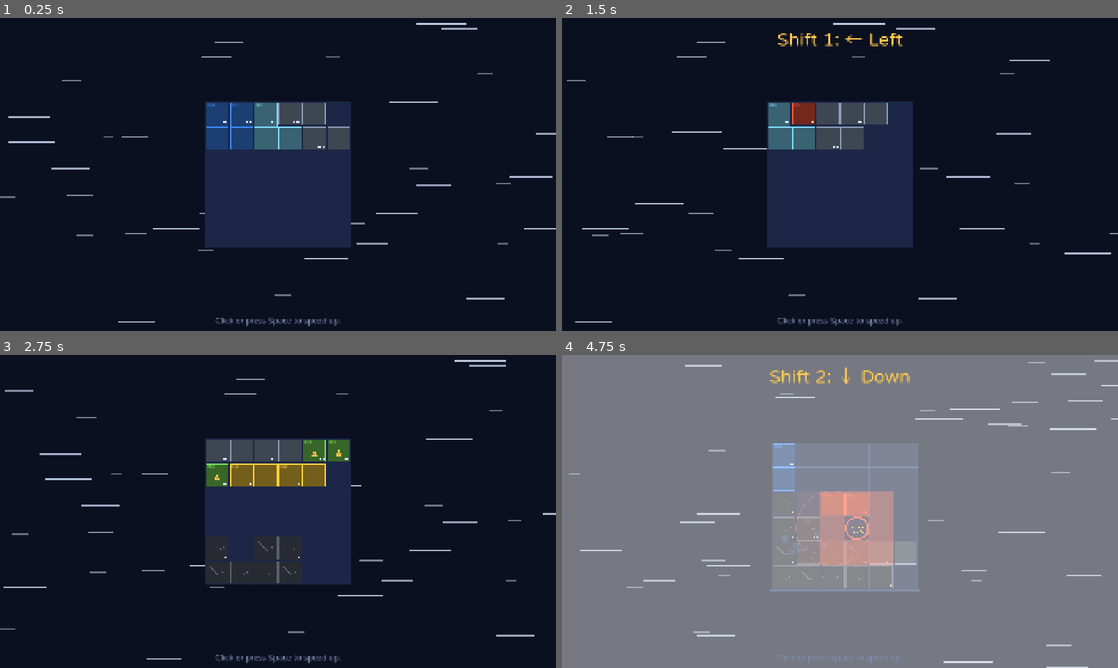
Above: before the commit, frames 1-4 (two rows, left to right).
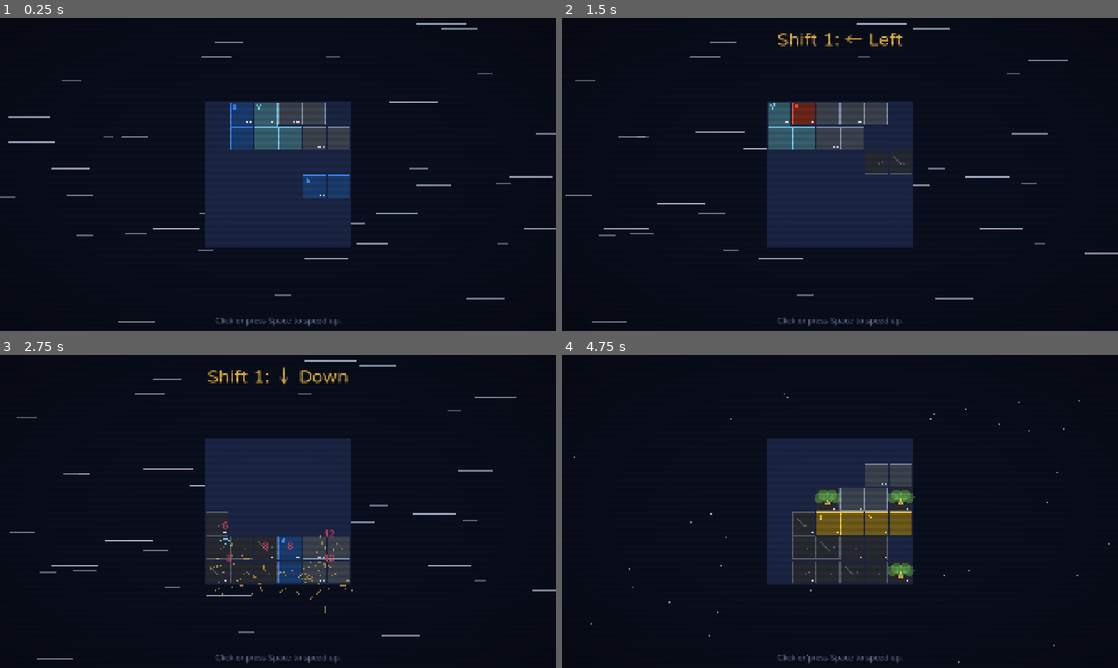
Above: after the commit, the same moments.

Repository: islu/Payload-Protocol
Game: Godot game, scene res://tests/ui_check.tscn
The game is run twice, just before and just after one commit, with the same random seed, the same clock (stepped at 60 frames per second) and the same inputs. This scene is started directly instead of the project's main scene.
Inputs (mouse positions are in pixels of both pictures, inside the frame that each line leads up to):
- Up to frame 1 (0.25 s): no input
- Up to frame 2 (1.5 s): tap Space at 0.5, 1.25 s; drag from (840, 174) to (895, 105) at 0.52 s; drag from (840, 174) to (812, 237) at 1.27 s
- Up to frame 3 (2.75 s): tap Space at 2 s; move the mouse to (333, 442) at 2.02 s; tap R at 2.1 s; click (333, 442) at 2.17 s
- Up to frame 4 (4.75 s): tap Space at 2.75, 3.5, 4.25 s; drag from (840, 511) to (673, 464) at 2.77 s; drag from (840, 511) to (867, 511) at 3.52 s; drag from (673, 464) to (756, 433) at 4.27 s

The runs differ from the first frame. In frame 1, 2.0% of the frame differs, in the area x 0-100%, y 1-99%; in frame 2, 1.9%; in frame 3, 7.4%; in frame 4, 100%, in the area x 0-100%, y 0-100%.

Commit message:
Add CRT shader effect and improve sound management
- Implemented a CRT filter shader for visual effects, enhancing the game's aesthetic.
- Refactored sound management to streamline sound effect handling and ensure all sound names have corresponding files.
- Updated the settings management to cache configuration data, reducing file reads.
- Improved user interaction by refining cargo drag-and-drop mechanics, including click-to-pick and drop functionality.
- Enhanced localization support by adding an internationalization tool to manage translation strings.
- Created placeholder sound effects for various actions to improve audio feedback during gameplay.
- Updated tests to verify new functionalities and ensure compliance with specifications.

Diff:
--- a/project/rules/run.gd
+++ b/project/rules/run.gd
@@ -30,6 +30,20 @@
 const NOT_ARRIVED_TEXT := "The ship has not arrived yet."
 const NOT_AT_TOLL_TEXT := "You are not at a toll gate."
 
+## The places that a rotation in place tries, in order, when the new shape does not
+## fit: left, right, up, down, then the diagonals (SPEC Section 8.2).
+const ROTATE_KICKS: Array[Vector2i] = [
+	Vector2i(0, 0),
+	Vector2i(-1, 0),
+	Vector2i(1, 0),
+	Vector2i(0, -1),
+	Vector2i(0, 1),
+	Vector2i(-1, -1),
+	Vector2i(1, -1),
+	Vector2i(-1, 1),
+	Vector2i(1, 1),
+]
+
 var cat: Catalog
 var rng := RandomNumberGenerator.new()
 var line_rng := RandomNumberGenerator.new()
@@ -270,7 +284,8 @@
 	return ""
 
 
-## Rotates a cargo in the hold in its place (SPEC Section 8.2).
+## Rotates a cargo in the hold in its place. If the new shape does not fit, the
+## cargo goes to the first place 1 cell away where it fits (SPEC Section 8.2).
 func rotate_cargo(id: int) -> String:
 	var err := _station_cargo_error(id)
 	if err != "":
@@ -279,10 +294,12 @@
 	if not c.in_hold:
 		return NOT_IN_HOLD_TEXT
 	var rot := (c.rot + 1) % 4
-	if not fits(c, c.pos, rot):
-		return NO_FIT_TEXT
-	c.rot = rot
-	return ""
+	for kick in ROTATE_KICKS:
+		if fits(c, c.pos + kick, rot):
+			c.pos += kick
+			c.rot = rot
+			return ""
+	return NO_FIT_TEXT
 
 
 ## Returns the clamps that are not on a cargo (SPEC Section 13).
--- a/project/scenes/common/cargo_draw.gd
+++ b/project/scenes/common/cargo_draw.gd
@@ -1,8 +1,6 @@
 class_name CargoDraw
 ## Draws a cargo shape with its color, its trait marks, its weight, and its clamp
 ## (SPEC Section 4.2). The hold, the dock, the contracts, and the drag use it.
-
-const FONT_SIZE := 13
 
 
 ## Draws a cargo at a place. shape is a list of {x, y}. origin is the upper left
@@ -30,23 +28,16 @@
 		_draw_cracks(canvas, cells, origin, cell, color)
 	var first := _first_cell(cells)
 	var top_left := origin + Vector2(first) * cell
-	if cell < 30.0:
+	if cell < 18.0:
 		return
-	var font := ThemeDB.fallback_font
-	var y := top_left.y + gap + FONT_SIZE + 2
+	# One icon for each trait, in a row at the top of the first cell (SPEC Section 4.2).
+	var icon := clampf(cell * 0.26, 10.0, 22.0)
+	var x := top_left.x + gap + 4 + icon / 2
 	for t: String in cargo.get("traits", []):
 		var mark_color: Color = Palette.TRAIT_COLORS.get(t, Palette.TEXT)
 		mark_color.a *= alpha
-		canvas.draw_string(
-			font,
-			Vector2(top_left.x + gap + 4, y),
-			Palette.TRAIT_MARKS.get(t, t),
-			HORIZONTAL_ALIGNMENT_LEFT,
-			-1,
-			FONT_SIZE,
-			mark_color
-		)
-		y += FONT_SIZE + 1
+		draw_icon(canvas, t, Vector2(x, top_left.y + gap + 4 + icon / 2), icon, mark_color)
+		x += icon + 4
 	# The weight: one dot for each weight value (SPEC Section 6.1).
 	var dots: int = cargo.get("weight_value", 0)
 	for i in dots:
@@ -54,6 +45,119 @@
 		canvas.draw_circle(p, 3.0, Color(Palette.TEXT, alpha))
 	if cargo.get("clamped", false):
 		canvas.draw_rect(clamp_rect(top_left, cell), Color(Palette.CLAMP, alpha))
+
+
+## Draws the icon of a trait in a square of a size at a center.
+static func draw_icon(
+	canvas: CanvasItem, trait_id: String, at: Vector2, size: float, color: Color
+) -> void:
+	var h := size / 2.0
+	match trait_id:
+		Defs.TRAIT_FRAGILE:  # A glass: a cup on a stem
+			canvas.draw_polyline(
+				PackedVector2Array(
+					[
+						at + Vector2(-h * 0.7, -h),
+						at + Vector2(-h * 0.4, 0),
+						at + Vector2(h * 0.4, 0),
+						at + Vector2(h * 0.7, -h)
+					]
+				),
+				color,
+				2.0
+			)
+			canvas.draw_line(at, at + Vector2(0, h * 0.8), color, 2.0)
+			canvas.draw_line(at + Vector2(-h * 0.5, h), at + Vector2(h * 0.5, h), color, 2.0)
+		Defs.TRAIT_VOLATILE:  # A burst: a star with 8 points
+			var points := PackedVector2Array()
+			for i in 16:
+				var r := h if i % 2 == 0 else h * 0.45
+				points.append(at + Vector2.from_angle(i * TAU / 16 - PI / 2) * r)
+			canvas.draw_colored_polygon(points, color)
+		Defs.TRAIT_FLUID:  # A drop
+			canvas.draw_circle(at + Vector2(0, h * 0.25), h * 0.6, color)
+			canvas.draw_colored_polygon(
+				PackedVector2Array(
+					[at + Vector2(0, -h), at + Vector2(h * 0.55, 0), at + Vector2(-h * 0.55, 0)]
+				),
+				color
+			)
+		Defs.TRAIT_ELECTRONIC:  # A bolt
+			canvas.draw_colored_polygon(
+				PackedVector2Array(
+					[
+						at + Vector2(h * 0.2, -h),
+						at + Vector2(-h * 0.6, h * 0.15),
+						at + Vector2(-h * 0.05, h * 0.15),
+						at + Vector2(-h * 0.2, h),
+						at + Vector2(h * 0.6, -h * 0.15),
+						at + Vector2(h * 0.05, -h * 0.15)
+					]
+				),
+				color
+			)
+		Defs.TRAIT_PERISHABLE:  # A leaf
+			canvas.draw_colored_polygon(
+				PackedVector2Array(
+					[
+						at + Vector2(-h, h),
+						at + Vector2(-h * 0.6, -h * 0.4),
+						at + Vector2(h, -h),
+						at + Vector2(h * 0.4, h * 0.6)
+					]
+				),
+				color
+			)
+		Defs.TRAIT_THRUSTER:  # Two chevrons
+			for dx in [-h * 0.5, h * 0.3]:
+				canvas.draw_polyline(
+					PackedVector2Array(
+						[
+							at + Vector2(dx - h * 0.3, -h * 0.8),
+							at + Vector2(dx + h * 0.3, 0),
+							at + Vector2(dx - h * 0.3, h * 0.8)
+						]
+					),
+					color,
+					2.5
+				)
+		Defs.TRAIT_CUSHION:  # Two waves
+			for dy in [-h * 0.35, h * 0.35]:
+				var wave := PackedVector2Array()
+				for i in 7:
+					wave.append(
+						at + Vector2(-h + i * h / 3.0, dy + (h * 0.25 if i % 2 == 0 else -h * 0.25))
+					)
+				canvas.draw_polyline(wave, color, 2.0)
+		Defs.TRAIT_COOLER:  # A snowflake
+			for i in 3:
+				var d := Vector2.from_angle(i * PI / 3) * h
+				canvas.draw_line(at - d, at + d, color, 2.0)
+		Defs.TRAIT_BATTERY:  # A battery
+			canvas.draw_rect(
+				Rect2(at + Vector2(-h * 0.8, -h * 0.5), Vector2(h * 1.4, h)), color, false, 2.0
+			)
+			canvas.draw_rect(
+				Rect2(at + Vector2(h * 0.6, -h * 0.2), Vector2(h * 0.3, h * 0.4)), color
+			)
+			canvas.draw_rect(
+				Rect2(at + Vector2(-h * 0.6, -h * 0.3), Vector2(h * 0.6, h * 0.6)), color
+			)
+		Defs.TRAIT_SHIELD:  # A shield
+			canvas.draw_colored_polygon(
+				PackedVector2Array(
+					[
+						at + Vector2(-h * 0.8, -h),
+						at + Vector2(h * 0.8, -h),
+						at + Vector2(h * 0.8, 0),
+						at + Vector2(0, h),
+						at + Vector2(-h * 0.8, 0)
+					]
+				),
+				color
+			)
+		_:
+			canvas.draw_circle(at, h * 0.5, color)
 
 
 ## The rect of the clamp mark of a cargo: a click on it takes the clamp off (SPEC Section 13).
--- /dev/null
+++ b/project/scenes/common/crt.gdshader
@@ -0,0 +1,18 @@
+// The CRT filter (SPEC Section 4.2): scanlines and a vignette on the full screen.
+// It does not bend the image, so that the mouse points at the cell that the player
+// sees. A setting turns it off (SPEC Section 23.1).
+shader_type canvas_item;
+
+uniform sampler2D screen_texture : hint_screen_texture, filter_linear_mipmap;
+uniform float scanline_strength = 0.16;
+uniform float vignette = 0.35;
+
+void fragment() {
+	vec2 uv = SCREEN_UV;
+	vec2 c = uv - 0.5;
+	vec3 col = texture(screen_texture, uv).rgb;
+	float line = sin(uv.y * 3.14159 * (1.0 / SCREEN_PIXEL_SIZE.y) * 0.5);
+	col *= 1.0 - scanline_strength * (0.5 + 0.5 * line);
+	float v = 1.0 - vignette * dot(c, c) * 2.0;
+	COLOR = vec4(col * v, 1.0);
+}
--- a/project/scenes/common/palette.gd
+++ b/project/scenes/common/palette.gd
@@ -32,20 +32,6 @@
 	"shield": Color("3cffc8"),
 }
 
-## The short mark of each trait. Art can replace it later (SPEC Section 4.2).
-const TRAIT_MARKS := {
-	"fragile": "FRG",
-	"volatile": "VOL",
-	"fluid": "FLU",
-	"electronic": "ELC",
-	"perishable": "PER",
-	"thruster": "THR",
-	"cushion": "CSH",
-	"cooler": "COL",
-	"battery": "BAT",
-	"shield": "SHD",
-}
-
 
 ## Returns the body color of a cargo view: its first trait, or plain, or scrap.
 static func cargo_color(cargo: Dictionary) -> Color:
--- a/project/scenes/common/settings.gd
+++ b/project/scenes/common/settings.gd
@@ -16,20 +16,26 @@
 }
 const LOCALES: PackedStringArray = ["en", "zh_TW"]
 
+## The settings in memory. The file is read one time.
+static var _config: ConfigFile = null
+
 
 ## Returns a setting, or its default when the file or the key is missing.
 static func get_value(key: String) -> Variant:
-	var config := ConfigFile.new()
-	config.load(PATH)  # A missing file is not an error.
-	return config.get_value(SECTION, key, DEFAULTS.get(key))
+	return _load().get_value(SECTION, key, DEFAULTS.get(key))
+
+
+static func _load() -> ConfigFile:
+	if _config == null:
+		_config = ConfigFile.new()
+		_config.load(PATH)  # A missing file is not an error.
+	return _config
 
 
 ## Saves a setting, keeps the other settings, and applies it.
 static func set_value(key: String, value: Variant) -> void:
-	var config := ConfigFile.new()
-	config.load(PATH)
-	config.set_value(SECTION, key, value)
-	config.save(PATH)
+	_load().set_value(SECTION, key, value)
+	_config.save(PATH)
 	apply()
 
 
--- a/project/scenes/common/sound.gd
+++ b/project/scenes/common/sound.gd
@@ -2,10 +2,34 @@
 ## Plays a sound effect by name from res://audio/sfx/<name>.wav or .ogg
 ## (SPEC Section 4.3). A missing file plays nothing, so each scene works with no sounds.
 
-static var _cache: Dictionary = {}
+## The name of each sound that the scenes play (SPEC Section 21). The UI check
+## fails when a name has no file. tools/sfx/make_sfx.py makes the placeholders.
+const NAMES: PackedStringArray = [
+	"alarm",
+	"buzz",
+	"clack",
+	"coin",
+	"deny",
+	"explosion",
+	"glass_break",
+	"metal_hit",
+	"rumble",
+	"shield",
+	"soft_hit",
+	"splash",
+	"squelch",
+]
+
+
+## Returns whether a sound name has a file.
+static func exists(sound: String) -> bool:
+	return _stream(sound) != null
 
 
 static func play(node: Node, sound: String, volume_db := 0.0, pitch := 1.0) -> void:
+	# Headless runs (the tests) have no audio device, so a sound never ends there.
+	if DisplayServer.get_name() == "headless":
+		return
 	var stream := _stream(sound)
 	if stream == null or not node.is_inside_tree():
 		return
@@ -19,14 +43,12 @@
 	player.play()
 
 
+## Returns the stream of a sound, or null. load() keeps each stream in the cache
+## of Godot, so a static cache here is not necessary. A static cache would also keep
+## the streams after the exit.
 static func _stream(sound: String) -> AudioStream:
-	if _cache.has(sound):
-		return _cache[sound]
-	var stream: AudioStream = null
 	for ext in ["wav", "ogg"]:
 		var path := "res://audio/sfx/%s.%s" % [sound, ext]
 		if ResourceLoader.exists(path):
-			stream = load(path)
-			break
-	_cache[sound] = stream
-	return stream
+			return load(path)
+	return null
--- a/project/scenes/main/how_to_play.gd
+++ b/project/scenes/main/how_to_play.gd
@@ -12,8 +12,9 @@
 const PAGE_1_TEXT := """[b]Contracts and the hold[/b]
 
 Accept contracts at the station. Their freight goes to the dock.
-Drag each cargo into the hold. A green preview fits, a red one does not.
-Right click or press R to rotate a cargo."""
+Drag each cargo into the hold, or click it to pick it up and click again to drop it.
+A green preview fits, a red one does not.
+Right click or press R to rotate a cargo. A rotation that does not fit moves the cargo 1 cell."""
 const PAGE_2_TEXT := """[b]The warp[/b]
 
 The hazard panel shows each shift step of the next jump, in order.
--- a/project/scenes/main/main.gd
+++ b/project/scenes/main/main.gd
@@ -12,17 +12,21 @@
 var _screen: Control
 var _screen_kind := ""
 var _overlays: CanvasLayer
+var _crt: ColorRect
 
 
 func _ready() -> void:
 	process_mode = Node.PROCESS_MODE_ALWAYS
-	Settings.apply()
-	_fit_window_to_screen()
 	_overlays = CanvasLayer.new()
 	_overlays.layer = 10
 	add_child(_overlays)
+	_add_crt()
 	GameState.state_changed.connect(_update)
 	_update()
+	# Change the window last. On macOS, a change of the window mode runs frames
+	# (and _process) before it returns, so each node must exist first.
+	Settings.apply()
+	_fit_window_to_screen()
 
 
 func _update() -> void:
@@ -47,6 +51,24 @@
 	_screen.process_mode = Node.PROCESS_MODE_PAUSABLE
 	add_child(_screen)
 	move_child(_screen, 0)
+
+
+## Adds the CRT filter above all screens and overlays (SPEC Section 4.2).
+func _add_crt() -> void:
+	var layer := CanvasLayer.new()
+	layer.layer = 20
+	add_child(layer)
+	_crt = ColorRect.new()
+	_crt.set_anchors_and_offsets_preset(Control.PRESET_FULL_RECT)
+	_crt.mouse_filter = Control.MOUSE_FILTER_IGNORE
+	var material := ShaderMaterial.new()
+	material.shader = load("res://scenes/common/crt.gdshader")
+	_crt.material = material
+	layer.add_child(_crt)
+
+
+func _process(_delta: float) -> void:
+	_crt.visible = Settings.get_value("crt")
 
 
 ## Returns the screen now. The UI check uses it.
--- a/project/scenes/station/station_screen.gd
+++ b/project/scenes/station/station_screen.gd
@@ -31,7 +31,8 @@
 const CONFIRM_TITLE_TEXT := "Cargo on the dock"
 # gdlint:ignore = max-line-length
 const CONFIRM_TEXT := "Cargo on the dock stays at the station.\nEach freight on the dock pays a breach fee of {fee} credits.\nEach kit on the dock is sold at half price.\nWarp now?"
-const HINT_TEXT := "Drag cargo into the hold. Right click or R rotates it."
+# gdlint:ignore = max-line-length
+const HINT_TEXT := "Drag cargo, or click to pick it up and click to drop it. Right click or R rotates it."
 const TIP_WEIGHT_TEXT := "{kind} · {weight} (weight {value})"
 const TIP_PAY_TEXT := "Pays {pay} at the arrival"
 const TIP_SELL_TEXT := "Sells for {price}"
@@ -39,12 +40,19 @@
 const NO_COOLER_TEXT := "No Cooler next to it: it spoils at the arrival."
 const NO_POWER_TEXT := "No Battery next to it: no power."
 const SIDE_WIDTH := 470.0
+## A press and a release closer than this are a click: a pick up (SPEC Section 8.2).
+const CLICK_DISTANCE := 8.0
 
 var _view: Dictionary = {}
 var _run: Dictionary = {}
-## The drag now: {kind: "cargo" or "clamp", id, rot, grab: Vector2}, or empty.
+## The drag now: {kind: "cargo" or "clamp", id, rot, grab: Vector2, press: Vector2,
+## held: bool}, or empty. held is true after a click: a pick up (SPEC Section 8.2).
 var _drag: Dictionary = {}
+## True after the click that drops a picked-up cargo, so that its release does nothing.
+var _ignore_release := false
 var _hover_contract := -1
+## The credits that the top bar shows now. They count to the view (SPEC Section 21.4).
+var _shown_credits := -1
 
 var _hold: HoldView
 var _top_label: Label
@@ -249,7 +257,7 @@
 	if _run.is_empty() or _run["phase"] != Defs.PHASE_STATION:
 		return
 	_top_label.text = tr(TOP_BAR_TEXT).format(_run)
-	_credits_label.text = tr(CREDITS_TEXT).format(_run)
+	_count_credits(_run["credits"])
 	_toll_label.text = tr(TOLL_TEXT).format({"toll": _run["toll"], "jumps": _run["jumps_to_toll"]})
 	_pilot_label.text = "PIP: " + tr(_run["line"])
 	_hold.set_view(_run)
@@ -259,6 +267,21 @@
 	_refresh_shop()
 	_refresh_clamps()
 	_update_marks()
+
+
+func _count_credits(target: int) -> void:
+	if _shown_credits < 0:
+		_set_credits(target)
+		return
+	var t := create_tween()
+	t.tween_method(
+		func(v: float) -> void: _set_credits(roundi(v)), float(_shown_credits), float(target), 0.4
+	)
+
+
+func _set_credits(value: int) -> void:
+	_shown_credits = value
+	_credits_label.text = tr(CREDITS_TEXT).format({"credits": value})
 
 
 func _refresh_hazard() -> void:
@@ -346,16 +369,16 @@
 		if o["bought"]:
 			_button(row, tr(SOLD_TEXT), func() -> void: pass, false)
 		else:
-			_button(row, tr(BUY_TEXT), func() -> void: _act(GameState.buy_kit(index)))
+			_button(row, tr(BUY_TEXT), func() -> void: _act(GameState.buy_kit(index), "coin"))
 	_button(
 		_shop_box,
 		tr(REROLL_TEXT).format({"price": s["reroll_price"]}),
-		func() -> void: _act(GameState.reroll())
+		func() -> void: _act(GameState.reroll(), "coin")
 	)
 	_button(
 		_shop_box,
 		tr(BUY_CLAMP_TEXT).format({"price": s["clamp_price"]}),
-		func() -> void: _act(GameState.buy_clamp()),
+		func() -> void: _act(GameState.buy_clamp(), "coin"),
 		_run["clamps"] < s["clamp_max"]
 	)
 	var grow := HBoxContainer.new()
@@ -363,13 +386,13 @@
 	_button(
 		grow,
 		tr(ADD_COLUMN_TEXT).format({"price": s["upgrade_price"]}),
-		func() -> void: _act(GameState.upgrade_hold(Defs.AXIS_COLUMN)),
+		func() -> void: _act(GameState.upgrade_hold(Defs.AXIS_COLUMN), "coin"),
 		s["can_column"]
 	)
 	_button(
 		grow,
 		tr(ADD_ROW_TEXT).format({"price": s["upgrade_price"]}),
-		func() -> void: _act(GameState.upgrade_hold(Defs.AXIS_ROW)),
+		func() -> void: _act(GameState.upgrade_hold(Defs.AXIS_ROW), "coin"),
 		s["can_row"]
 	)
 	_sell_label.text = tr(SELL_AREA_TEXT).format({"price": s["scrap_cell"]})
@@ -424,9 +447,13 @@
 # --- Actions ---
 
 
-func _act(err: String) -> void:
+## Shows the error of an action and plays the deny sound, or plays ok_sound when it works.
+func _act(err: String, ok_sound := "") -> void:
 	if err != "":
 		_show_toast(tr(err))
+		Sound.play(self, "deny")
+	elif ok_sound != "":
+		Sound.play(self, ok_sound)
 
 
 func _show_toast(text: String) -> void:
@@ -449,7 +476,7 @@
 	if not _drag.is_empty():
 		return
 	if button == MOUSE_BUTTON_RIGHT:
-		_act(GameState.rotate_cargo(id))
+		_act(GameState.rotate_cargo(id), "clack")
 	elif button == MOUSE_BUTTON_LEFT:
 		_begin_cargo_drag(id, Vector2(grab))
 
@@ -462,7 +489,14 @@
 	if c.is_empty():
 		return
 	_hide_tip()
-	_drag = {"kind": "cargo", "id": id, "rot": c["rot"], "grab": grab}
+	_drag = {
+		"kind": "cargo",
+		"id": id,
+		"rot": c["rot"],
+		"grab": grab,
+		"press": get_global_mouse_position(),
+		"held": false,
+	}
 	_hold.dragging = id
 	_drag_layer.start(c, c["rotations"][c["rot"]], grab)
 	_update_drag()
@@ -470,18 +504,27 @@
 
 
 func _begin_clamp_drag() -> void:
-	_drag = {"kind": "clamp"}
+	_drag = {"kind": "clamp", "press": get_global_mouse_position(), "held": false}
 	_drag_layer.start_clamp()
 
 
 func _input(event: InputEvent) -> void:
+	var left_release: bool = (
+		event is InputEventMouseButton
+		and event.button_index == MOUSE_BUTTON_LEFT
+		and not event.pressed
+	)
+	if _ignore_release and left_release:
+		_ignore_release = false
+		get_viewport().set_input_as_handled()
+		return
 	if _drag.is_empty():
 		return
 	if event is InputEventMouseMotion:
 		_update_drag()
 	elif event is InputEventMouseButton:
-		if event.button_index == MOUSE_BUTTON_LEFT and not event.pressed:
-			_drop()
+		if event.button_index == MOUSE_BUTTON_LEFT:
+			_on_left_button(event.pressed)
 			get_viewport().set_input_as_handled()
 		elif event.button_index == MOUSE_BUTTON_RIGHT and event.pressed:
 			_rotate_drag()
@@ -492,6 +535,24 @@
 		elif event.keycode == KEY_ESCAPE:
 			_end_drag()
 		get_viewport().set_input_as_handled()
+
+
+## The left button while the player holds a cargo or a clamp (SPEC Section 8.2):
+## a release after a drag drops it, a release after a click picks it up, and the
+## next press drops a picked-up cargo.
+func _on_left_button(pressed: bool) -> void:
+	if pressed:
+		if _drag["held"]:
+			_ignore_release = true
+			_drop()
+		return
+	if (
+		not _drag["held"]
+		and get_global_mouse_position().distance_to(_drag["press"]) < CLICK_DISTANCE
+	):
+		_drag["held"] = true
+	else:
+		_drop()
 
 
 func _rotate_drag() -> void:
@@ -533,21 +594,21 @@
 		if _hold.is_over(mouse):
 			var target := _hold.cargo_at(_hold.cell_at(mouse))
 			if target >= 0:
-				_act(GameState.clamp_cargo(target))
+				_act(GameState.clamp_cargo(target), "clack")
 		return
 	var id: int = drag["id"]
 	var c := _cargo(id)
 	if _sell_area.get_global_rect().has_point(mouse):
 		if c["kind"] == Defs.KIND_SCRAP:
-			_act(GameState.clear_scrap(id))
+			_act(GameState.clear_scrap(id), "coin")
 		else:
-			_act(GameState.sell_kit(id))
+			_act(GameState.sell_kit(id), "coin")
 	elif _dock_panel.get_global_rect().has_point(mouse):
 		if c["in_hold"]:
 			_act(GameState.dock_cargo(id))
 	elif _hold.is_over(mouse):
 		var origin := _hold.snap_origin(mouse, drag["grab"])
-		_act(GameState.place_cargo(id, origin.x, origin.y, drag["rot"]))
+		_act(GameState.place_cargo(id, origin.x, origin.y, drag["rot"]), "clack")
 	# A drop anywhere else leaves the cargo in its last place (SPEC Section 8.3).
 
 
--- a/project/tests/rules/test_placement.gd
+++ b/project/tests/rules/test_placement.gd
@@ -53,13 +53,46 @@
 	var c := put("bar", 0, 0)
 	eq(run.rotate_cargo(c.id), "", "a rotation in place that fits works (SPEC Section 8.2)")
 	eq(c.rot, 1, "the cargo turns (SPEC Section 8.2)")
+	eq(c.pos, Vector2i(0, 0), "a rotation that fits does not move the cargo (SPEC Section 8.2)")
+
+
+func test_rotate_kicks() -> void:
+	# The bar at (2,5) is on the bottom row. Upright at (2,5), its second cell is outside.
+	# Left (1,5) and right (3,5) are outside too. Up (2,4) fits.
 	var d := put("bar", 2, 5)
+	eq(run.rotate_cargo(d.id), "", "a rotation that does not fit moves 1 cell (SPEC Section 8.2)")
 	eq(
-		run.rotate_cargo(d.id),
+		[d.rot, d.pos],
+		[1, Vector2i(2, 4)],
+		"the cargo goes to the first place that fits (SPEC Section 8.2)"
+	)
+
+
+func test_rotate_kick_order() -> void:
+	# The bar at (4,0) turns upright: (4,0) (4,1). The box at (4,1) blocks it.
+	# Left (3,0) and right (5,0) both fit. Left comes first.
+	var bar := put("bar", 4, 0)
+	put("box", 4, 1)
+	eq(run.rotate_cargo(bar.id), "", "the rotation moves the cargo (SPEC Section 8.2)")
+	eq(bar.pos, Vector2i(3, 0), "left comes before right (SPEC Section 8.2)")
+
+
+func test_rotate_kick_fails() -> void:
+	# The bar at (0,5) turns upright and its second cell is outside. Up (0,4) and
+	# up-right (1,4) have boxes. Each other place is outside the hold.
+	var bar := put("bar", 0, 5)
+	put("box", 0, 4)
+	put("box", 1, 4)
+	eq(
+		run.rotate_cargo(bar.id),
 		Run.NO_FIT_TEXT,
-		"a rotation that does not fit fails (SPEC Section 8.2)"
+		"no place fits: the rotation fails (SPEC Section 8.2)"
 	)
-	eq(d.rot, 0, "a rotation that does not fit changes nothing (SPEC Section 8.2)")
+	eq(
+		[bar.rot, bar.pos],
+		[0, Vector2i(0, 5)],
+		"a rotation that fails changes nothing (SPEC Section 8.2)"
+	)
 
 
 func test_scrap_stays_in_the_hold() -> void:
--- a/project/tests/ui_check.gd
+++ b/project/tests/ui_check.gd
@@ -18,10 +18,25 @@
 
 
 func _run() -> void:
-	get_tree().create_timer(60.0).timeout.connect(func() -> void: get_tree().quit(2))
-	var main: Control = load("res://scenes/main/main.tscn").instantiate()
-	add_child(main)
-	await get_tree().process_frame
+	get_tree().create_timer(120.0).timeout.connect(func() -> void: get_tree().quit(2))
+	for sound in Sound.NAMES:
+		_check(Sound.exists(sound), "the sound %s has a file (SPEC Section 4.3)" % sound)
+	# Play in each language, so that a translation with a bad placeholder fails here.
+	for locale in Settings.LOCALES:
+		TranslationServer.set_locale(locale)
+		var main: Control = load("res://scenes/main/main.tscn").instantiate()
+		add_child(main)
+		# Main applies the saved language. Use the language of this pass.
+		TranslationServer.set_locale(locale)
+		await get_tree().process_frame
+		await _play_run(main)
+		main.queue_free()
+		await get_tree().process_frame
+	print("ui_check: %s" % ("passed" if _failures == 0 else "%d failed" % _failures))
+	get_tree().quit(1 if _failures > 0 else 0)
+
+
+func _play_run(main: Control) -> void:
 	var state: Node = GameState
 	var new_run: Button = main.screen().find_child("NewRunButton", true, false)
 	_check(new_run != null, "the title shows first (SPEC Section 20.1)")
@@ -57,8 +72,6 @@
 	)
 	state.abandon_run()
 	await get_tree().process_frame
-	print("ui_check: %s" % ("passed" if _failures == 0 else "%d failed" % _failures))
-	get_tree().quit(1 if _failures > 0 else 0)
 
 
 ## Plays the warp fast, and checks that the report shows at the end (SPEC Sections 20.3 and 20.4).
@@ -94,6 +107,35 @@
 	_check(not get_tree().paused, "Resume ends the pause (SPEC Section 20.7)")
 
 
+## Picks up a cargo with a click, rotates it with R, and drops it with a click (SPEC Section 8.2).
+func _check_pick_up(station: StationScreen, id: int) -> void:
+	station._begin_cargo_drag(id, Vector2.ZERO)
+	var release := InputEventMouseButton.new()
+	release.button_index = MOUSE_BUTTON_LEFT
+	release.pressed = false
+	station._input(release)
+	_check(
+		not station._drag.is_empty() and station._drag["held"],
+		"a click picks up a cargo (SPEC Section 8.2)"
+	)
+	var rot: int = station._drag["rot"]
+	var r := InputEventKey.new()
+	r.keycode = KEY_R
+	r.pressed = true
+	station._input(r)
+	_check(station._drag["rot"] == (rot + 1) % 4, "R rotates a picked-up cargo (SPEC Section 8.2)")
+	var press := InputEventMouseButton.new()
+	press.button_index = MOUSE_BUTTON_LEFT
+	press.pressed = true
+	station._input(press)
+	_check(station._drag.is_empty(), "the next click drops it (SPEC Section 8.2)")
+	station._input(release)
+	_check(
+		not station._ignore_release,
+		"the release of the drop click does nothing more (SPEC Section 8.2)"
+	)
+
+
 ## Accepts the contracts, packs the freight, uses the tooltip and the marks, and warps.
 func _play_station(state: Node, station: StationScreen) -> void:
 	var run: Dictionary = state.view()["run"]
@@ -116,6 +158,7 @@
 	station._hide_tip()
 	run = state.view()["run"]
 	if not run["cargo"].is_empty():
+		_check_pick_up(station, run["cargo"][0]["id"])
 		var c: Dictionary = run["cargo"][0]
 		station._begin_cargo_drag(c["id"], Vector2.ZERO)
 		station._rotate_drag()
Not shown, added: project/audio/sfx/alarm.wav.import
Not shown, added: project/audio/sfx/buzz.wav.import
Not shown, added: project/audio/sfx/clack.wav.import
Not shown, added: project/audio/sfx/coin.wav.import
Not shown, added: project/audio/sfx/deny.wav.import
Not shown, added: project/audio/sfx/explosion.wav.import
Not shown, added: project/audio/sfx/glass_break.wav.import
Not shown, added: project/audio/sfx/metal_hit.wav.import
Not shown, added: project/audio/sfx/rumble.wav.import
Not shown, added: project/audio/sfx/shield.wav.import
Not shown, added: project/audio/sfx/soft_hit.wav.import
Not shown, added: project/audio/sfx/splash.wav.import
(and 24 more such lines)
